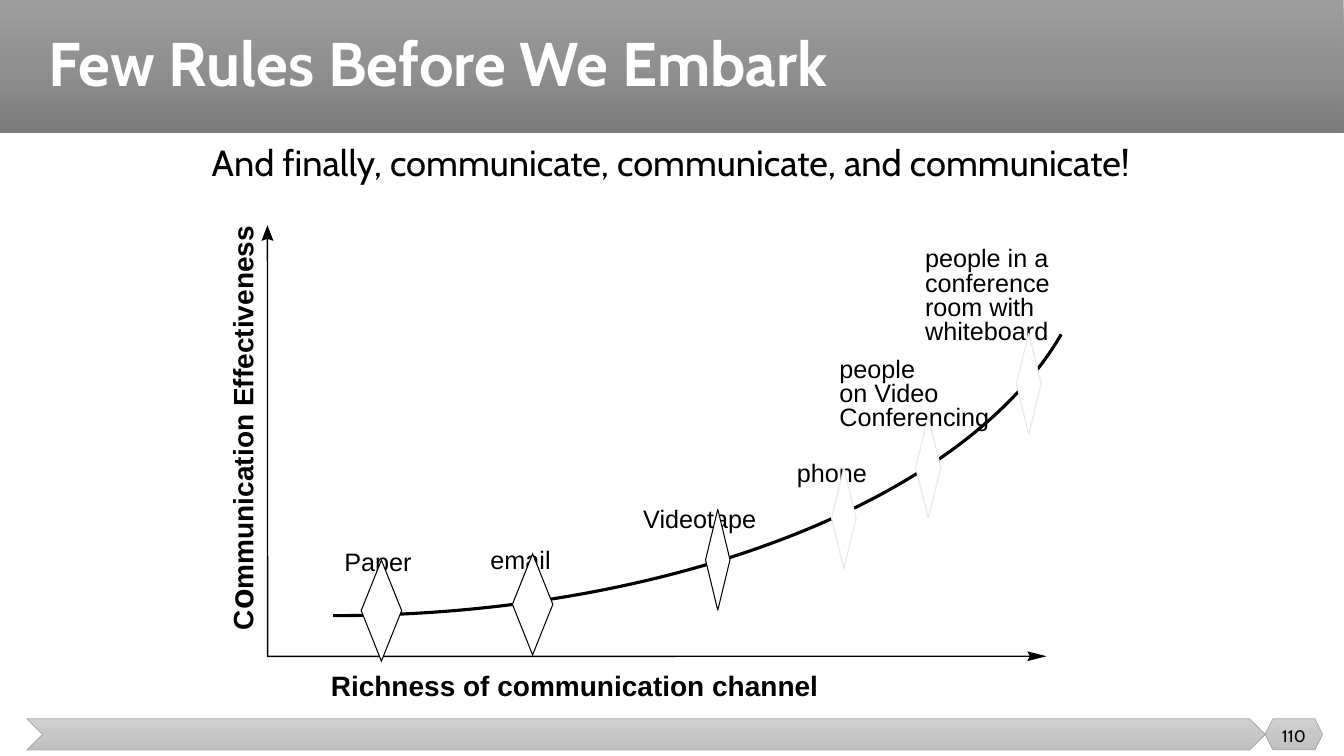
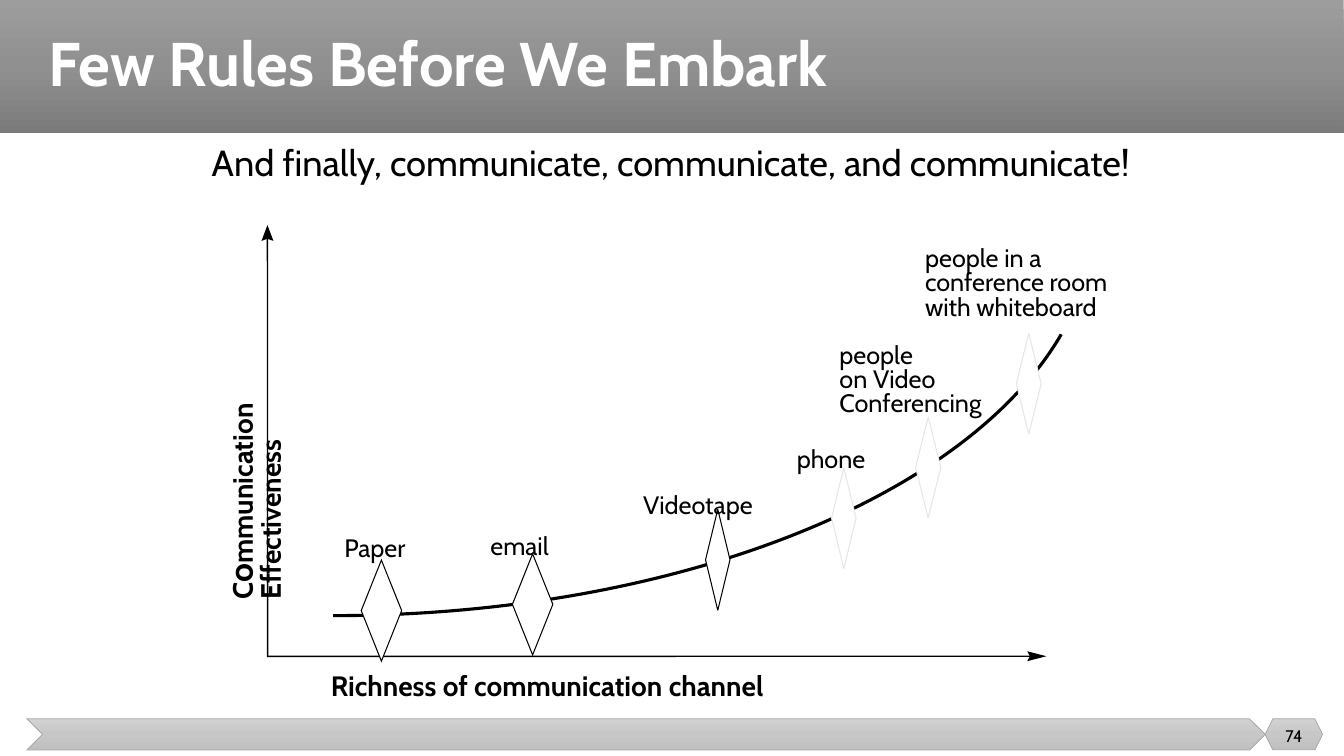
Before and after one commit to malenezi/malenezi, a slide deck: slide 74 of SE423/Lectures/2-SE Context/Project Management and SE Context.pptx (slide 110 before the commit). Drawn at 1344x756 pixels with LibreOffice and Linux fonts; fonts in the diff are those of the drawing. Boxes give left, top, right and bottom in pixels: in the first picture for what was removed or moved away, otherwise in the second. Text is boxed around its words. In the diff, an @@ line names an element or a change of style, - is before the commit and + after.

```diff
--- a/SE423/Lectures/2-SE Context/Project Management and SE Context.pptx
+++ b/SE423/Lectures/2-SE Context/Project Management and SE Context.pptx
@@ text "Communication Effectiveness": place and size @@
-text "Communication Effectiveness" at [228, 244, 259, 401]
+text "Communication Effectiveness" at [254, 456, 288, 595]
@@ font Arial to Cabin in 8 elements at [797, 449, 866, 474], [643, 495, 753, 520], [254, 456, 288, 595], [839, 345, 981, 418], [331, 675, 764, 697], [490, 536, 548, 561], [344, 539, 405, 563], [925, 248, 1108, 317] @@
@@ text "people": place and size @@
-text "people" at [839, 359, 989, 432]
+text "people" at [839, 345, 981, 418]
@@ text "phone": place and size @@
-text "phone" at [797, 463, 867, 488]
+text "phone" at [797, 449, 866, 474]
@@ text "Videotape": place and size @@
-text "Videotape" at [643, 509, 756, 534]
+text "Videotape" at [643, 495, 753, 520]
@@ text "Paper": place and size @@
-text "Paper" at [344, 553, 411, 576]
+text "Paper" at [344, 539, 405, 563]
@@ text "email": place and size @@
-text "email" at [490, 550, 550, 575]
+text "email" at [490, 536, 548, 561]
@@ page number at [1285, 730, 1302, 742]: text changed @@
-110
+74
```
Also in this commit, not shown: 56 other slides changed, 1 slide added, 15 slides removed, 7 other files.
